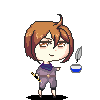
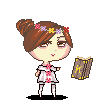
Layer changes from the first 100×100 image to the second:
removed layer "Layer 13" (was 31%) over [71, 66, 81, 69]
added layer "Layer 17" above "Layer 16" over [71, 56, 93, 80]
renamed "Layer 8" to "Layer 15", moved it above "hello", painted on it over [16, 14, 74, 98]
removed layer "Layer 9" over [37, 35, 68, 41]
removed layer "Layer 10" over [49, 53, 56, 57]
removed layer "Layer 11" over [38, 43, 68, 49]
removed layer "body no eyebrows" over [25, 22, 72, 98]
hid "hello", painted on it over [31, 35, 82, 98]
hid "Layer 12" over [75, 46, 82, 63]
hid "Layer 14" over [71, 66, 81, 69]
